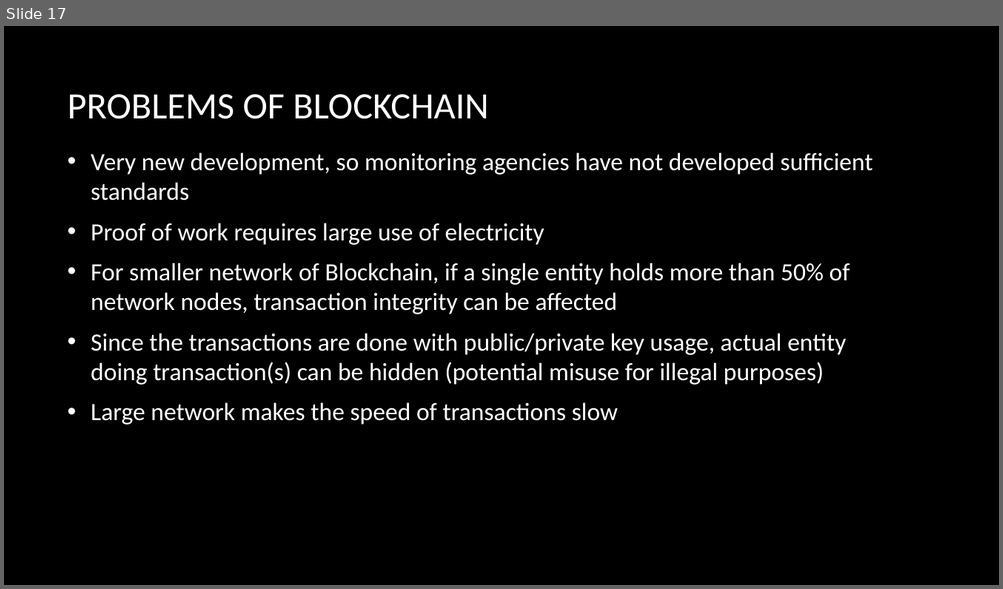
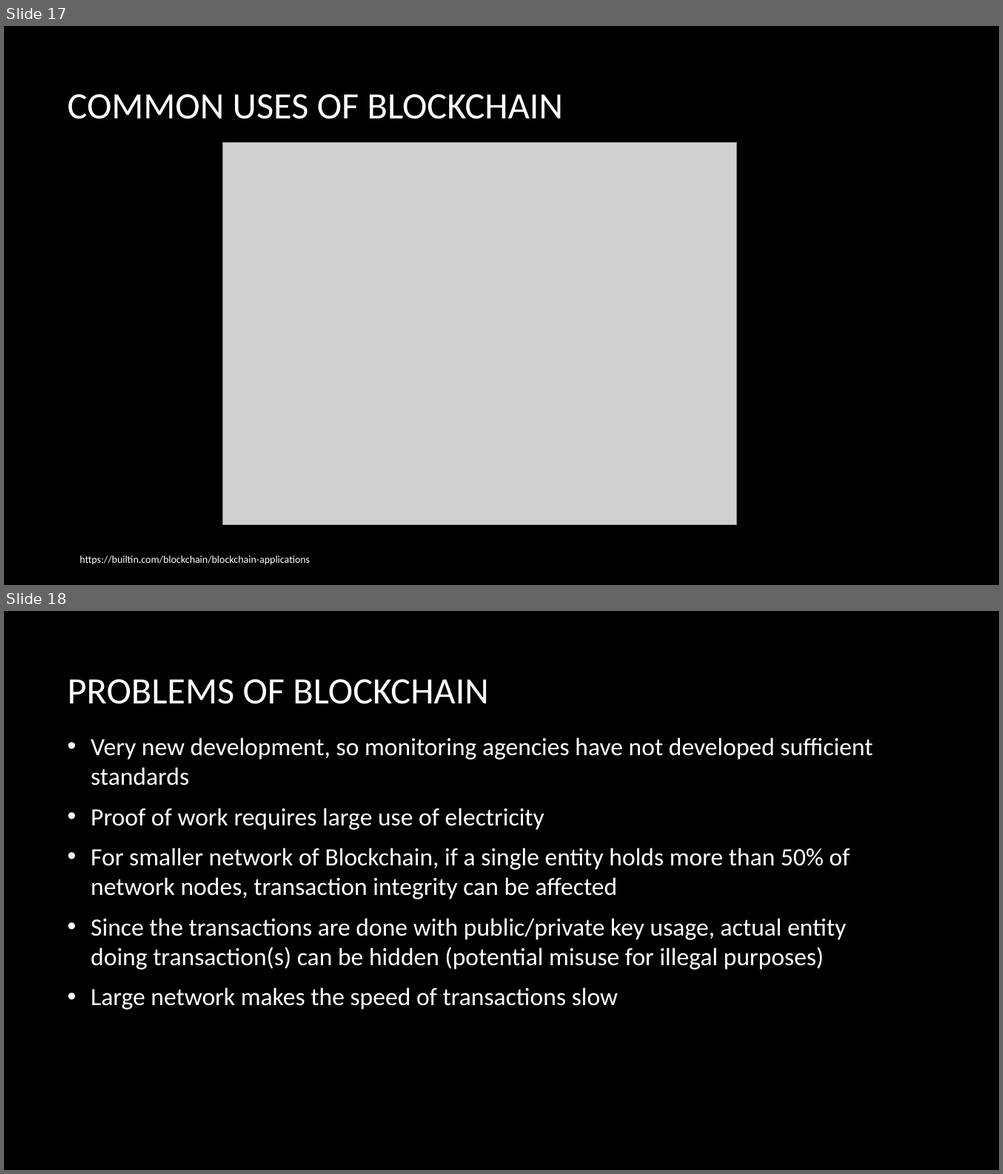
Before and after one commit to ParasDalal/TechNotes, a slide deck: The Future of BlockchainV2.pptx. Shown one above the other, each under a label of ours: slide 17 before the commit, slides 17 and 18 after it. The pictures are 1003x589 and 1003x1174 pixels, drawn with LibreOffice and Linux fonts; fonts in the diff are those of the drawing; grey boxes stand for pictures; background and template pictures are left out. Boxes give left, top, right and bottom in pixels: in the first picture for what was removed or moved away, otherwise in the second. Text is boxed around its words. In the diff, an @@ line names an element or a change of style, - is before the commit and + after.

Commit message:
blockchain

```diff
--- a/The Future of BlockchainV2.pptx
+++ b/The Future of BlockchainV2.pptx
@@ slide 17 added at bbox=[4, 26, 999, 585], background picture (left out) @@
@@ title added at bbox=[68, 94, 563, 119], 36 pt, text #FFFFFF @@
+COMMON USES OF BLOCKCHAIN
@@ picture added at bbox=[223, 142, 737, 525] @@
@@ text added at bbox=[79, 556, 310, 565], 10 pt, text #FFFFFF @@
+https://builtin.com/blockchain/blockchain-applications
@@ what was slide 17 is now slide 18 @@
```
Also in this commit, not shown: 6 slides changed, 1 other file.
